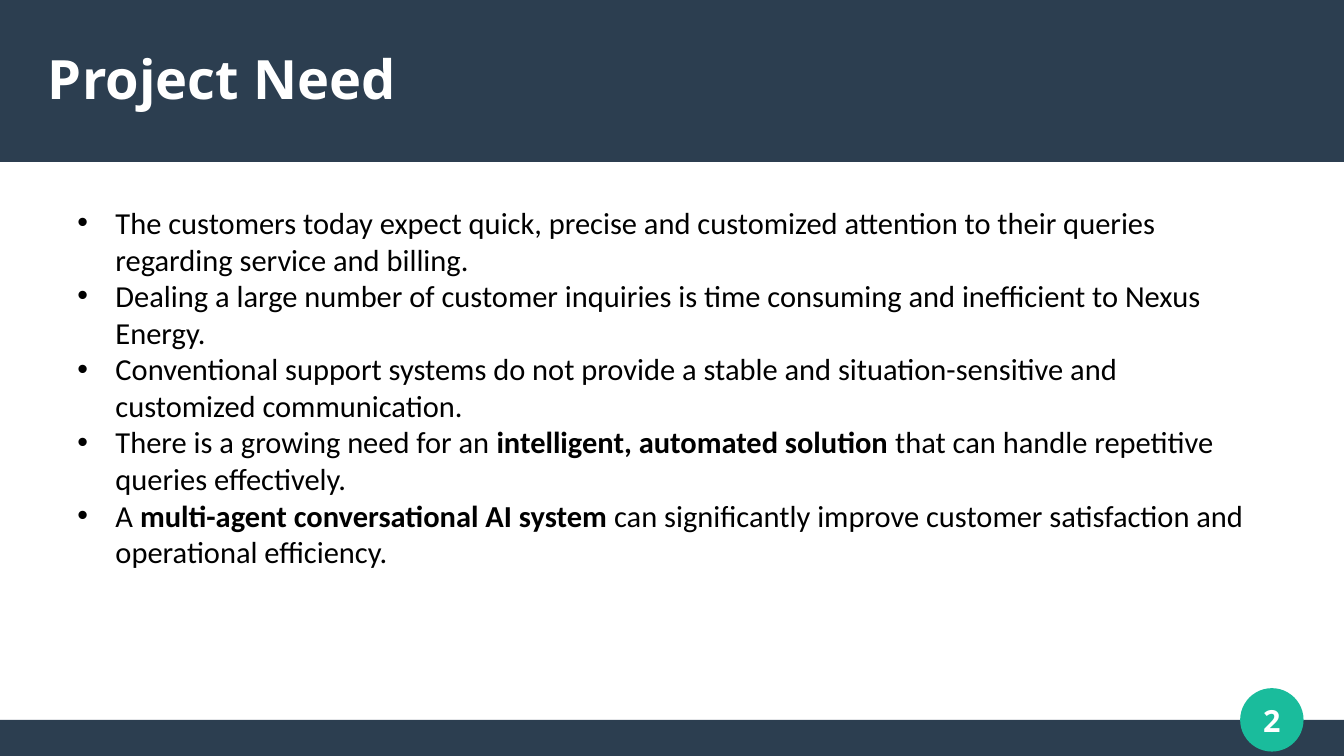
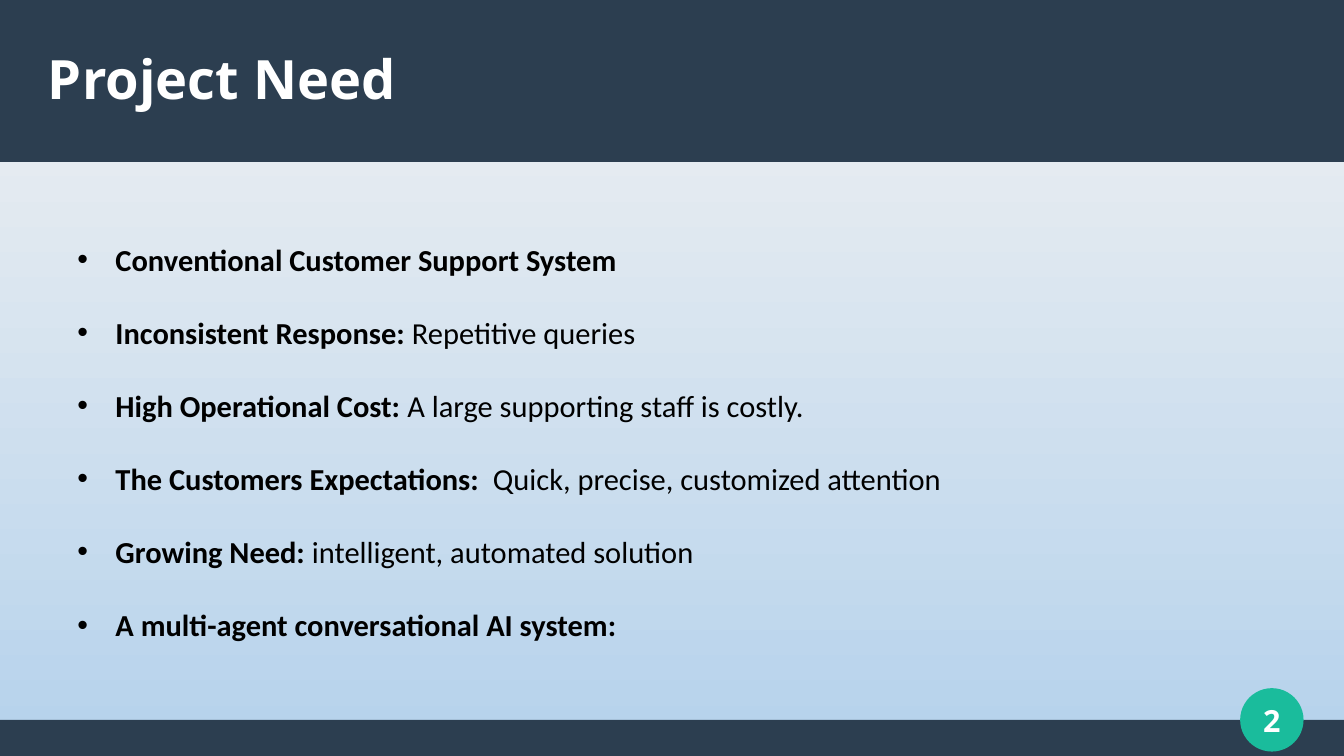
Before and after one commit to raalrwai/Multi-Agent-RAG-Utility-App, a slide deck: slide 2 of presentation/RAG_Slidess.odp. Drawn at 1344x756 pixels with LibreOffice and Linux fonts; fonts in the diff are those of the drawing. Boxes give left, top, right and bottom in pixels: in the first picture for what was removed or moved away, otherwise in the second. Text is boxed around its words. In the diff, an @@ line names an element or a change of style, - is before the commit and + after.

Commit message:
Edited presentation and agents

```diff
--- a/presentation/RAG_Slidess.odp
+++ b/presentation/RAG_Slidess.odp
@@ background #FFFFFF to gradient #F2F2F2 to #B5D2EC @@
@@ text at [115, 249, 940, 641]: text changed; bold on @@
-• The customers today expect quick, precise and customized attention to their queries regarding service and billing.
-• Dealing a large number of customer inquiries is time consuming and inefficient to Nexus Energy.
-• Conventional support systems do not provide a stable and situation-sensitive and customized communication.
-• There is a growing need for an intelligent, automated solution that can handle repetitive queries effectively.
-• A multi-agent conversational AI system can significantly improve customer satisfaction and operational efficiency.
+• Conventional Customer Support System
+• Inconsistent Response: Repetitive queries
+• High Operational Cost: A large supporting staff is costly.
+• The Customers Expectations: Quick, precise, customized attention
+• Growing Need: intelligent, automated solution
+• A multi-agent conversational AI system:
```
Also in this commit, not shown: 5 other slides changed, 6 slides added, 4 slides removed, 8 other files.
